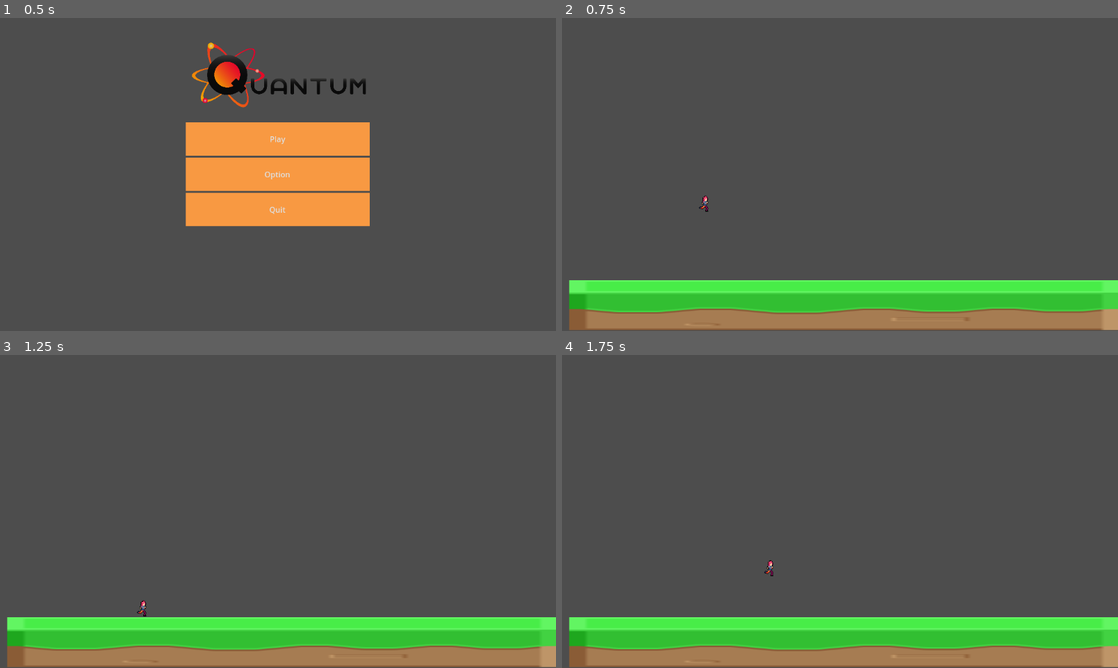
Above: before the commit, frames 1-4 (two rows, left to right).
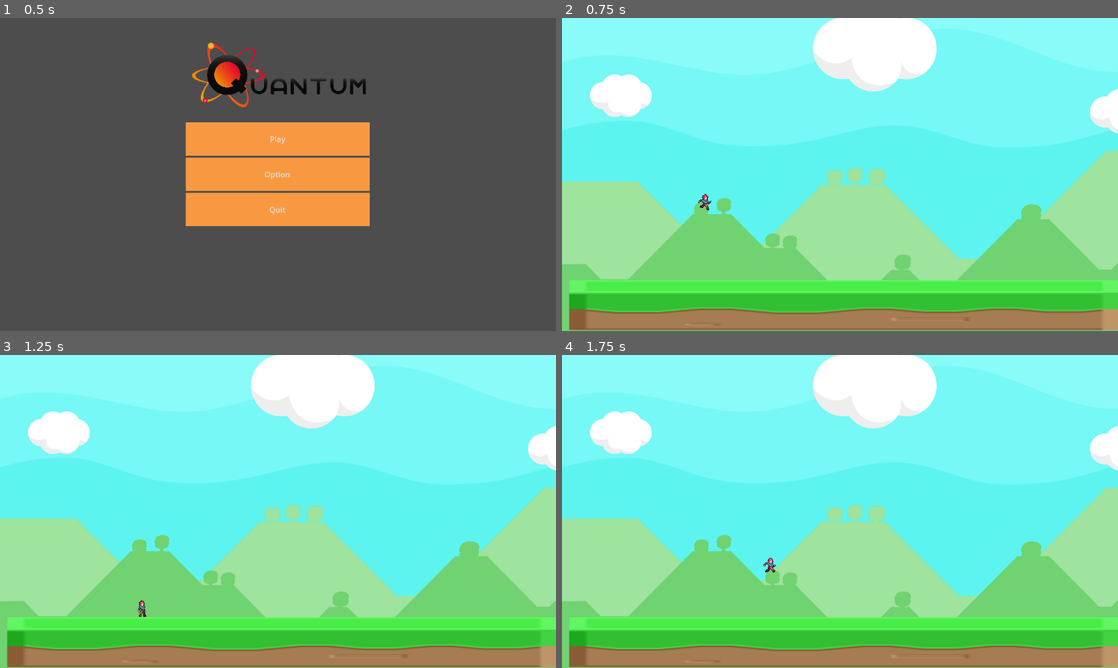
Above: after the commit, the same moments.

Repository: qaif/quantum-games-hackathon-2023
Game: Godot game, scene res://menu.tscn
Same seed, same stepped clock (60 frames per second), same inputs: the game is played once before the commit and once after it.
Inputs:
- Up to frame 1 (0.5 s): no input
- Up to frame 2 (0.75 s): click "Play" at 0.5 s
- Up to frame 3 (1.25 s): no input
- Up to frame 4 (1.75 s): tap Enter (ui_accept) at 1.25, 1.35, 1.52 s; hold Right (ui_right) from 1.28 s (still down)

Frame 1 is identical in both runs. In frame 2, 84% of the frame differs, in the area x 0-100%, y 0-100%; in frame 3, 84%; in frame 4, 84%.

Commit message:
Anim player

Diff:
--- a/main.tscn
+++ b/main.tscn
@@ -1,7 +1,8 @@
-[gd_scene load_steps=4 format=3 uid="uid://bdx2xjbgyy4y7"]
+[gd_scene load_steps=5 format=3 uid="uid://bdx2xjbgyy4y7"]
 
 [ext_resource type="Texture2D" uid="uid://0kk8n2bu6nss" path="res://resources/Tiles/png/128x128/Grass.png" id="1_6etl1"]
 [ext_resource type="PackedScene" uid="uid://bdspqpvxhy1ju" path="res://resources/Player/Player.tscn" id="2_qjiqm"]
+[ext_resource type="PackedScene" uid="uid://ckd405sesybep" path="res://bg.tscn" id="3_3s41w"]
 
 [sub_resource type="RectangleShape2D" id="RectangleShape2D_no3nw"]
 size = Vector2(1140, 104)
@@ -21,3 +22,5 @@
 
 [node name="Player" parent="." instance=ExtResource("2_qjiqm")]
 position = Vector2(295, 370)
+
+[node name="bg" parent="." instance=ExtResource("3_3s41w")]
--- a/project.godot
+++ b/project.godot
@@ -20,6 +20,17 @@
 window/stretch/mode="viewport"
 window/stretch/aspect="ignore"
 
+[input]
+
+ui_accept={
+"deadzone": 0.5,
+"events": [Object(InputEventKey,"resource_local_to_scene":false,"resource_name":"","device":0,"window_id":0,"alt_pressed":false,"shift_pressed":false,"ctrl_pressed":false,"meta_pressed":false,"pressed":false,"keycode":4194309,"physical_keycode":0,"key_label":0,"unicode":0,"echo":false,"script":null)
+, Object(InputEventKey,"resource_local_to_scene":false,"resource_name":"","device":0,"window_id":0,"alt_pressed":false,"shift_pressed":false,"ctrl_pressed":false,"meta_pressed":false,"pressed":false,"keycode":4194310,"physical_keycode":0,"key_label":0,"unicode":0,"echo":false,"script":null)
+, Object(InputEventKey,"resource_local_to_scene":false,"resource_name":"","device":0,"window_id":0,"alt_pressed":false,"shift_pressed":false,"ctrl_pressed":false,"meta_pressed":false,"pressed":false,"keycode":32,"physical_keycode":0,"key_label":0,"unicode":32,"echo":false,"script":null)
+, Object(InputEventKey,"resource_local_to_scene":false,"resource_name":"","device":0,"window_id":0,"alt_pressed":false,"shift_pressed":false,"ctrl_pressed":false,"meta_pressed":false,"pressed":false,"keycode":0,"physical_keycode":4194320,"key_label":0,"unicode":0,"echo":false,"script":null)
+]
+}
+
 [rendering]
 
 renderer/rendering_method="gl_compatibility"
--- a/resources/Player/Player.gd
+++ b/resources/Player/Player.gd
@@ -7,7 +7,7 @@
 # Get the gravity from the project settings to be synced with RigidBody nodes.
 var gravity = ProjectSettings.get_setting("physics/2d/default_gravity")
 
-
+@onready var anim = get_node("AnimationPlayer")
 
 func _physics_process(delta):
 	# Add the gravity.
@@ -17,13 +17,24 @@
 	# Handle Jump.
 	if Input.is_action_just_pressed("ui_accept") and is_on_floor():
 		velocity.y = JUMP_VELOCITY
+		anim.play("JumpUp")
 
 	# Get the input direction and handle the movement/deceleration.
 	# As good practice, you should replace UI actions with custom gameplay actions.
 	var direction = Input.get_axis("ui_left", "ui_right")
+	if direction==-1:
+		get_node("AnimatedSprite2D").flip_h = true
+	elif direction == 1:
+		get_node("AnimatedSprite2D").flip_h = false
 	if direction:
 		velocity.x = direction * SPEED
+		if velocity.y == 0:
+			anim.play("Run")
 	else:
 		velocity.x = move_toward(velocity.x, 0, SPEED)
+		if velocity.y ==0:
+			anim.play("Idle")
+	if velocity.y > 0:
+		anim.play("JumpDown")
 
 	move_and_slide()
--- a/resources/Player/Player.tscn
+++ b/resources/Player/Player.tscn
@@ -16,8 +16,8 @@
 [ext_resource type="Texture2D" uid="uid://dwmmwihkrk5rt" path="res://resources/Player/Punk/Run/tile004.png" id="14_2typu"]
 [ext_resource type="Texture2D" uid="uid://bywrawut0xw4k" path="res://resources/Player/Punk/Run/tile005.png" id="15_haq68"]
 
-[sub_resource type="CapsuleShape2D" id="CapsuleShape2D_yuskw"]
-height = 34.0
+[sub_resource type="RectangleShape2D" id="RectangleShape2D_3x2h1"]
+size = Vector2(20, 38)
 
 [sub_resource type="SpriteFrames" id="SpriteFrames_4hjgd"]
 animations = [{
@@ -79,16 +79,161 @@
 "speed": 5.0
 }]
 
+[sub_resource type="Animation" id="Animation_uatcq"]
+resource_name = "Idle"
+length = 0.4
+loop_mode = 1
+tracks/0/type = "value"
+tracks/0/imported = false
+tracks/0/enabled = true
+tracks/0/path = NodePath("AnimatedSprite2D:animation")
+tracks/0/interp = 1
+tracks/0/loop_wrap = true
+tracks/0/keys = {
+"times": PackedFloat32Array(0),
+"transitions": PackedFloat32Array(1),
+"update": 1,
+"values": [&"Idle"]
+}
+tracks/1/type = "value"
+tracks/1/imported = false
+tracks/1/enabled = true
+tracks/1/path = NodePath("AnimatedSprite2D:frame")
+tracks/1/interp = 1
+tracks/1/loop_wrap = true
+tracks/1/keys = {
+"times": PackedFloat32Array(0, 0.1, 0.2, 0.3),
+"transitions": PackedFloat32Array(1, 1, 1, 1),
+"update": 1,
+"values": [0, 1, 2, 3]
+}
+
+[sub_resource type="Animation" id="Animation_bxvps"]
+resource_name = "JumpDown"
+length = 0.2
+loop_mode = 1
+tracks/0/type = "value"
+tracks/0/imported = false
+tracks/0/enabled = true
+tracks/0/path = NodePath("AnimatedSprite2D:animation")
+tracks/0/interp = 1
+tracks/0/loop_wrap = true
+tracks/0/keys = {
+"times": PackedFloat32Array(0),
+"transitions": PackedFloat32Array(1),
+"update": 1,
+"values": [&"Jump"]
+}
+tracks/1/type = "value"
+tracks/1/imported = false
+tracks/1/enabled = true
+tracks/1/path = NodePath("AnimatedSprite2D:frame")
+tracks/1/interp = 1
+tracks/1/loop_wrap = true
+tracks/1/keys = {
+"times": PackedFloat32Array(0, 0.1),
+"transitions": PackedFloat32Array(1, 1),
+"update": 1,
+"values": [2, 3]
+}
+
+[sub_resource type="Animation" id="Animation_eib8o"]
+resource_name = "JumpUp"
+length = 0.2
+loop_mode = 1
+tracks/0/type = "value"
+tracks/0/imported = false
+tracks/0/enabled = true
+tracks/0/path = NodePath("AnimatedSprite2D:animation")
+tracks/0/interp = 1
+tracks/0/loop_wrap = true
+tracks/0/keys = {
+"times": PackedFloat32Array(0),
+"transitions": PackedFloat32Array(1),
+"update": 1,
+"values": [&"Jump"]
+}
+tracks/1/type = "value"
+tracks/1/imported = false
+tracks/1/enabled = true
+tracks/1/path = NodePath("AnimatedSprite2D:frame")
+tracks/1/interp = 1
+tracks/1/loop_wrap = true
+tracks/1/keys = {
+"times": PackedFloat32Array(0, 0.1),
+"transitions": PackedFloat32Array(1, 1),
+"update": 1,
+"values": [0, 1]
+}
+
+[sub_resource type="Animation" id="Animation_0h2q8"]
+length = 0.001
+tracks/0/type = "value"
+tracks/0/imported = false
+tracks/0/enabled = true
+tracks/0/path = NodePath("AnimatedSprite2D:frame")
+tracks/0/interp = 1
+tracks/0/loop_wrap = true
+tracks/0/keys = {
+"times": PackedFloat32Array(0),
+"transitions": PackedFloat32Array(1),
+"update": 1,
+"values": [1]
+}
+
+[sub_resource type="Animation" id="Animation_2rpjg"]
+resource_name = "Run"
+length = 0.6
+loop_mode = 1
+tracks/0/type = "value"
+tracks/0/imported = false
+tracks/0/enabled = true
+tracks/0/path = NodePath("AnimatedSprite2D:animation")
+tracks/0/interp = 1
+tracks/0/loop_wrap = true
+tracks/0/keys = {
+"times": PackedFloat32Array(0),
+"transitions": PackedFloat32Array(1),
+"update": 1,
+"values": [&"Run"]
+}
+tracks/1/type = "value"
+tracks/1/imported = false
+tracks/1/enabled = true
+tracks/1/path = NodePath("AnimatedSprite2D:frame")
+tracks/1/interp = 1
+tracks/1/loop_wrap = true
+tracks/1/keys = {
+"times": PackedFloat32Array(0, 0.1, 0.2, 0.3, 0.4, 0.5),
+"transitions": PackedFloat32Array(1, 1, 1, 1, 1, 1),
+"update": 1,
+"values": [0, 1, 2, 3, 4, 5]
+}
+
+[sub_resource type="AnimationLibrary" id="AnimationLibrary_ercni"]
+_data = {
+"Idle": SubResource("Animation_uatcq"),
+"JumpDown": SubResource("Animation_bxvps"),
+"JumpUp": SubResource("Animation_eib8o"),
+"RESET": SubResource("Animation_0h2q8"),
+"Run": SubResource("Animation_2rpjg")
+}
+
 [node name="Player" type="CharacterBody2D"]
 script = ExtResource("1_mkq0x")
 
 [node name="CollisionShape2D" type="CollisionShape2D" parent="."]
-shape = SubResource("CapsuleShape2D_yuskw")
+position = Vector2(0, -3)
+shape = SubResource("RectangleShape2D_3x2h1")
 
 [node name="AnimatedSprite2D" type="AnimatedSprite2D" parent="."]
 position = Vector2(10, -8)
 sprite_frames = SubResource("SpriteFrames_4hjgd")
-animation = &"Run"
-frame_progress = 0.735204
+animation = &"Jump"
+frame = 1
 
 [node name="AnimationPlayer" type="AnimationPlayer" parent="."]
+autoplay = "Idle"
+libraries = {
+"": SubResource("AnimationLibrary_ercni")
+}
Not shown: 1 places in resources/Player/Player.tscn that only renumber resources
